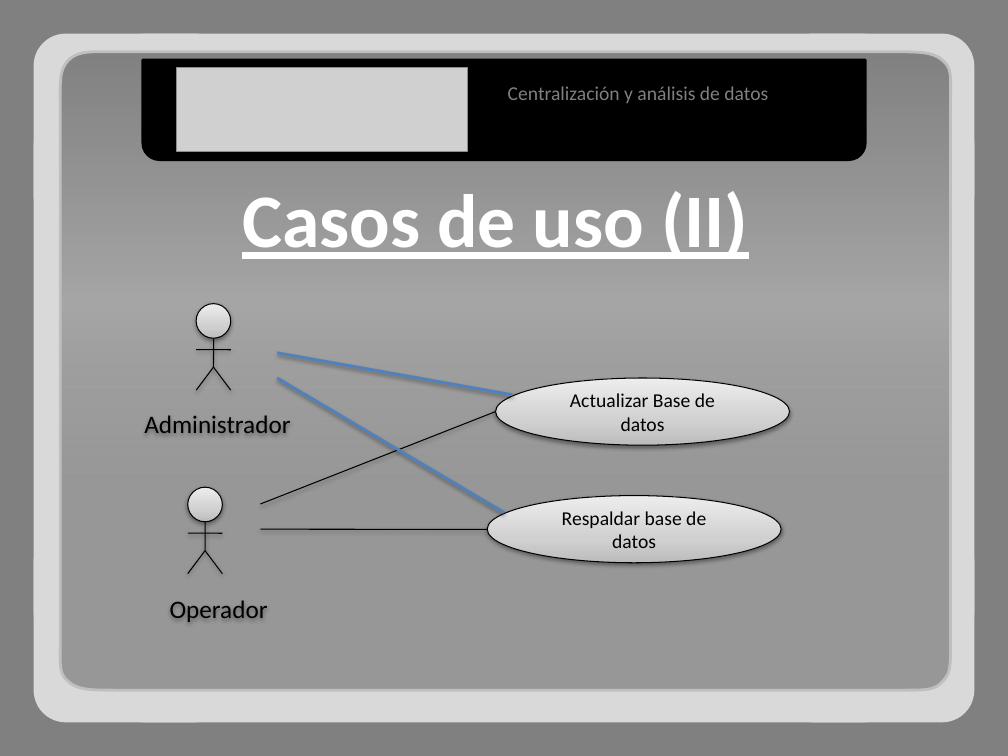
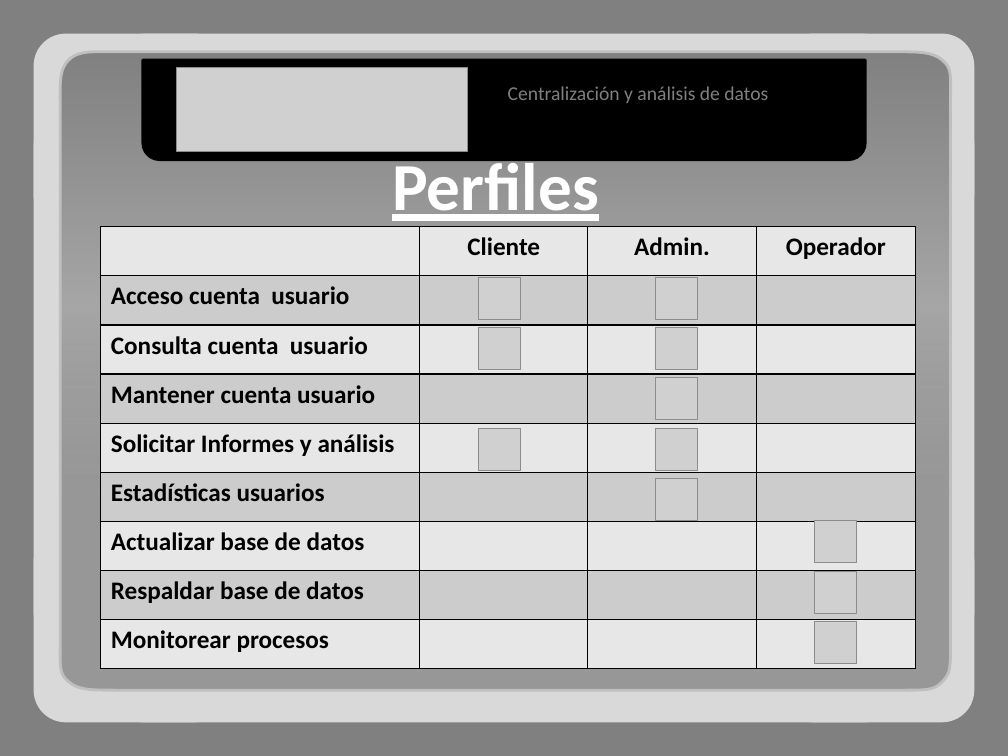
Before and after one commit to adrianachelotti/tallerdesarrollo1ero2011, a slide deck: slide 4 of Presentacion/Tecnica/Presentacion Tecnica.pptx (slide 5 before the commit). Drawn at 1008x756 pixels with LibreOffice and Linux fonts; fonts in the diff are those of the drawing; grey boxes stand for pictures. Boxes give left, top, right and bottom in pixels: in the first picture for what was removed or moved away, otherwise in the second. Text is boxed around its words. In the diff, an @@ line names an element or a change of style, - is before the commit and + after.

```diff
--- a/Presentacion/Tecnica/Presentacion Tecnica.pptx
+++ b/Presentacion/Tecnica/Presentacion Tecnica.pptx
@@ text added at (392, 155, 599, 227), 48 pt, text #FFFFFF, bold, underline @@
+Perfiles
@@ text removed at (242, 191, 748, 259) @@
-Casos de uso (II)
@@ table added at (101, 227, 915, 669), 9 rows, 4 columns @@
+ | Cliente | Admin. | Operador
+Acceso cuenta usuario |  |  | 
+Consulta cuenta usuario |  |  | 
+Mantener cuenta usuario |  |  | 
+Solicitar Informes y análisis |  |  | 
+Estadísticas usuarios |  |  | 
+Actualizar base de datos |  |  | 
+Respaldar base de datos |  |  | 
+Monitorear procesos |  |  | 
@@ picture added at (479, 277, 521, 320) @@
@@ picture added at (655, 277, 698, 320) @@
@@ picture added at (479, 328, 521, 370) @@
@@ picture added at (655, 328, 698, 370) @@
@@ line removed from (277, 353) to (512, 395) @@
@@ line removed from (277, 378) to (504, 512) @@
@@ ellipse removed at (496, 378, 790, 446) @@
-Actualizar Base de datos
@@ picture added at (655, 378, 698, 420) @@
@@ group removed at (144, 303, 290, 433): 4 lines, 1 ellipse, 1 text @@
-Administrador
@@ line removed from (496, 411) to (260, 504) @@
@@ picture added at (479, 428, 521, 471) @@
@@ picture added at (655, 428, 698, 471) @@
@@ picture added at (655, 479, 698, 521) @@
@@ ellipse removed at (487, 496, 781, 563) @@
-Respaldar base de datos
@@ line removed from (487, 529) to (260, 529) @@
@@ picture added at (814, 521, 857, 563) @@
@@ picture added at (814, 572, 857, 614) @@
@@ group removed at (170, 487, 268, 622): 4 lines, 1 ellipse, 1 text @@
-Operador
@@ picture added at (814, 622, 857, 664) @@
```
Also in this commit, not shown: 9 other slides changed, 2 slides removed, 1 other file.
